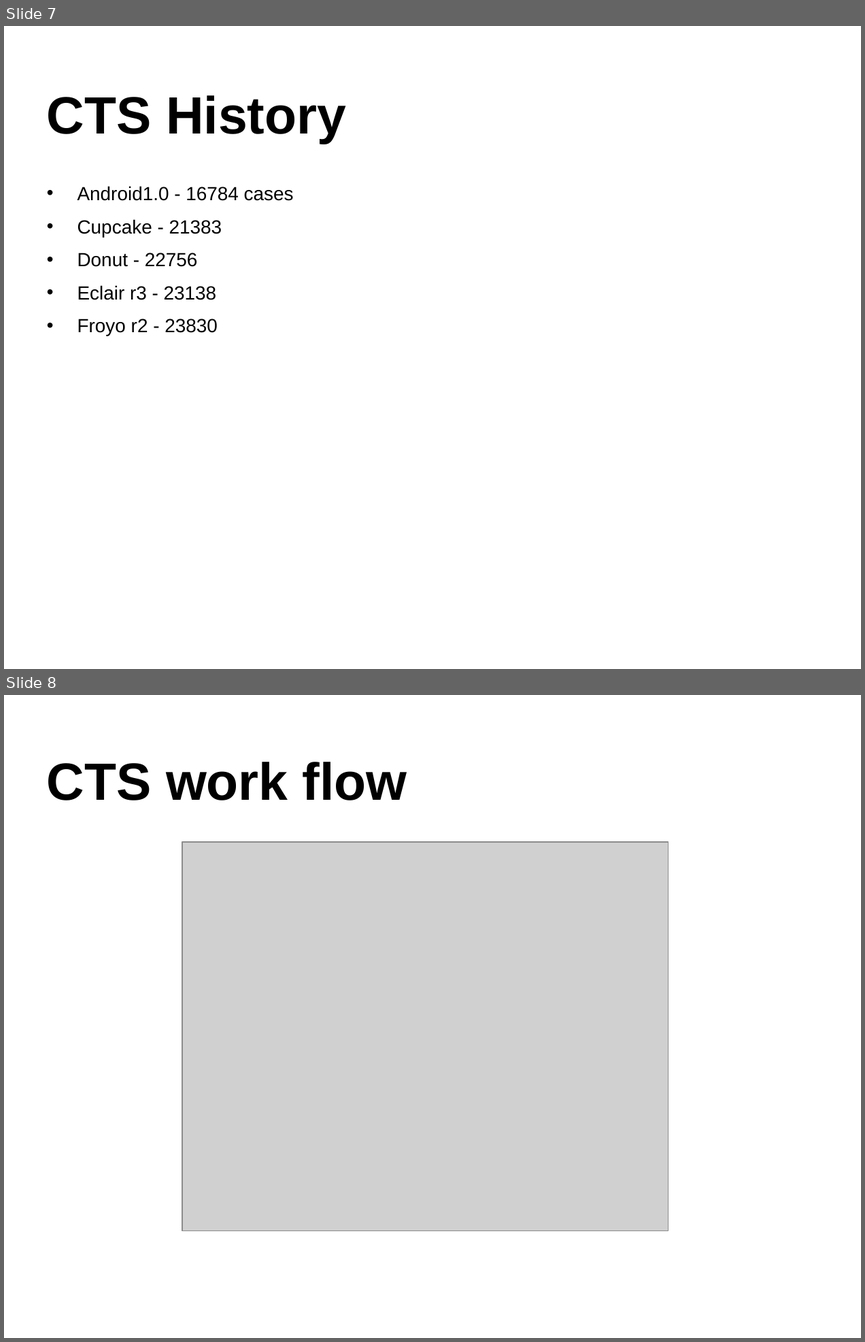
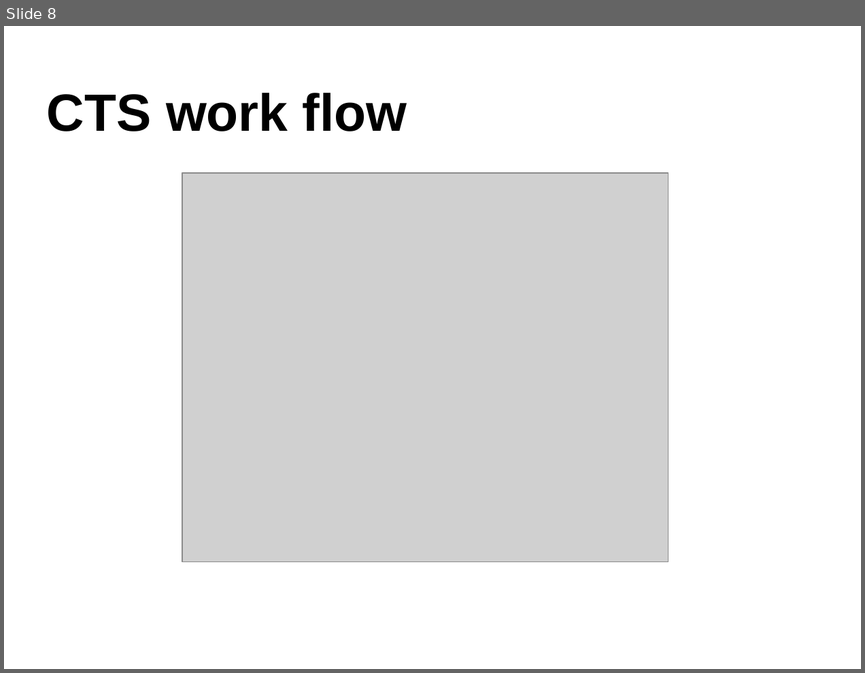
Before and after one commit to widerules/system-information, a slide deck: cts/CTS-training.ppt. Shown one above the other, each under a label of ours: slides 7 and 8 before the commit, slide 8 after it. The pictures are 865x1342 and 865x673 pixels, drawn with LibreOffice and Linux fonts; fonts in the diff are those of the drawing; grey boxes stand for pictures; background and template pictures are left out. Boxes give left, top, right and bottom in pixels: in the first picture for what was removed or moved away, otherwise in the second. Text is boxed around its words. In the diff, an @@ line names an element or a change of style, - is before the commit and + after.

```diff
--- a/cts/CTS-training.ppt
+++ b/cts/CTS-training.ppt
@@ slide 7 removed at box(4, 26, 861, 669), background picture (left out) @@
@@ text removed at box(47, 95, 346, 144) @@
-CTS History
@@ text removed at box(77, 186, 294, 336) @@
-• Android1.0 - 16784 cases
-• Cupcake - 21383
-• Donut - 22756
-• Eclair r3 - 23138
-• Froyo r2 - 23830
```
Also in this commit, not shown: 4 slides changed, 1 slide added, 1 other file.
